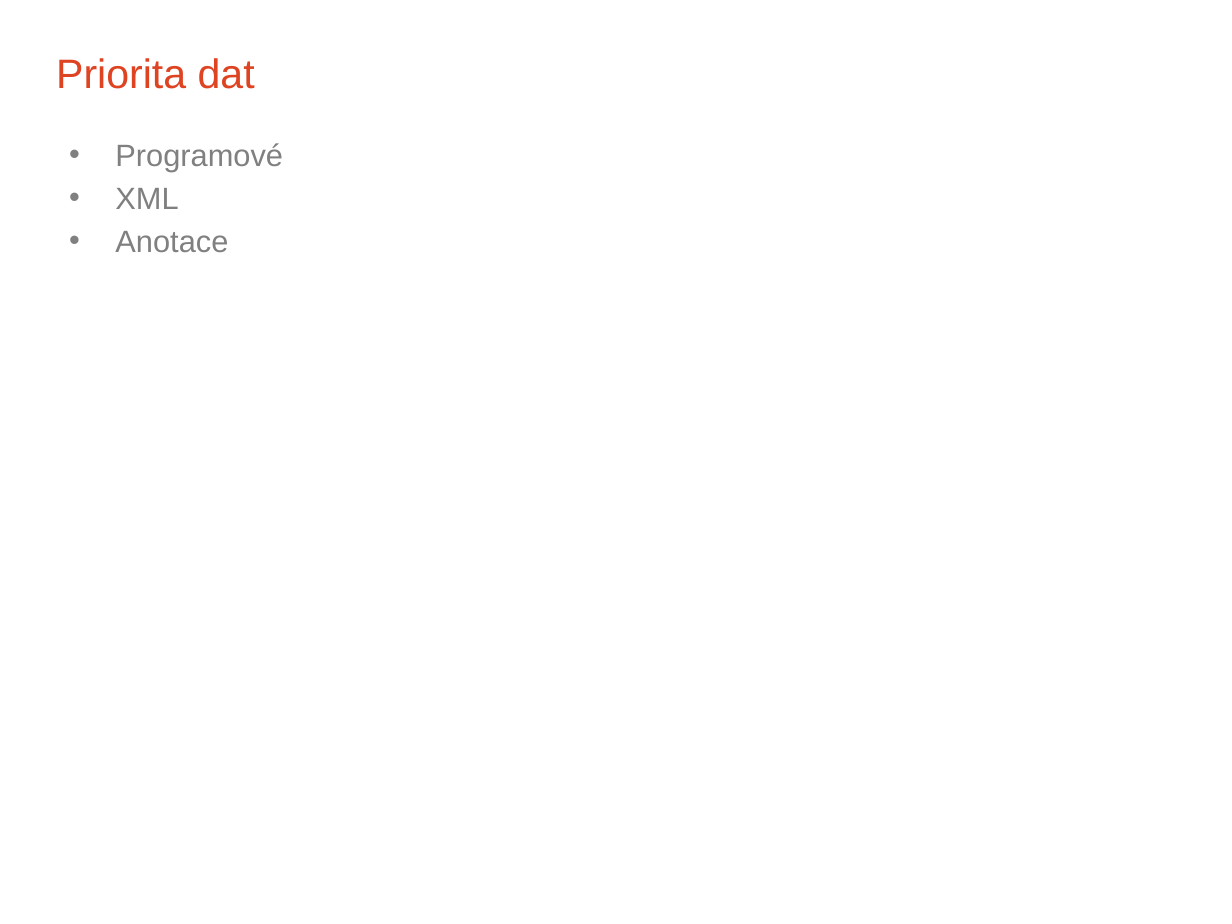
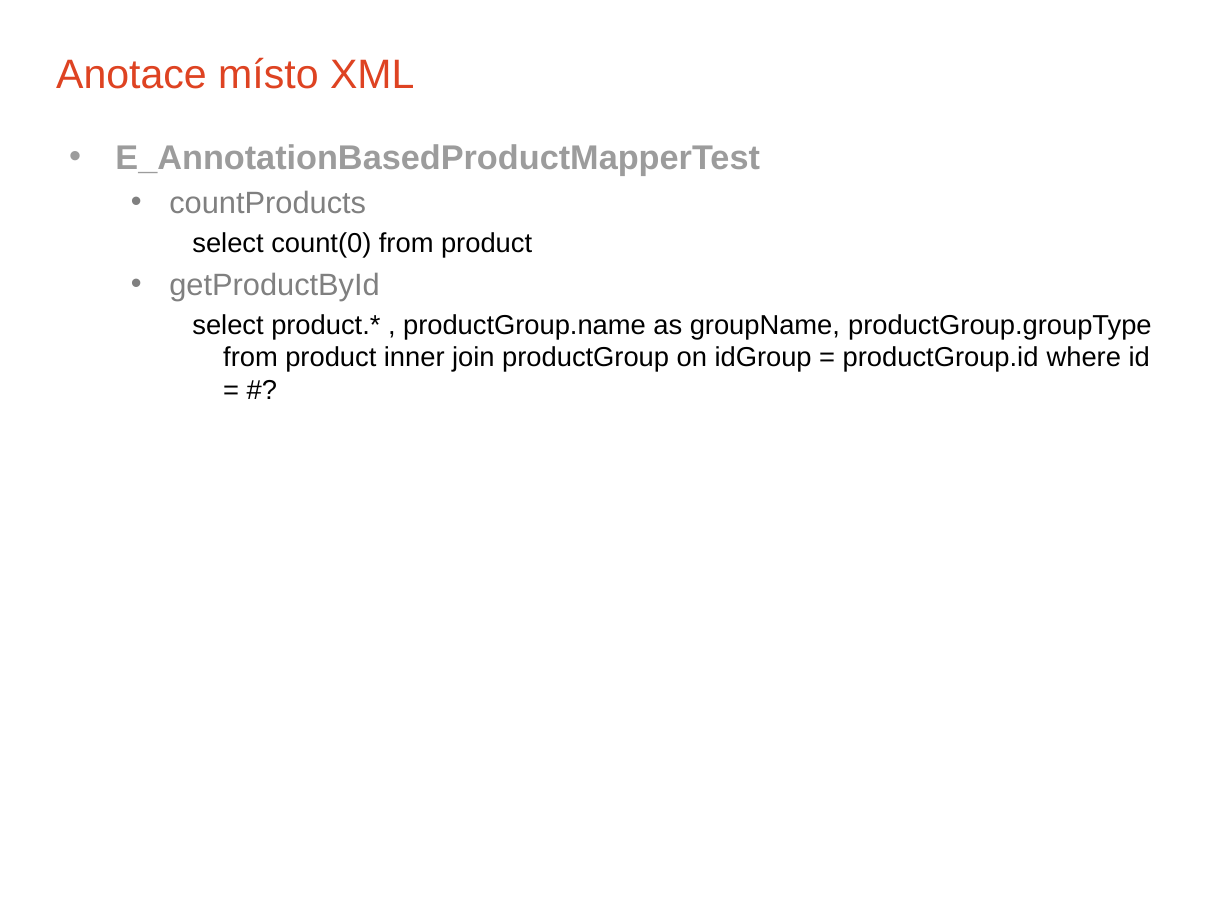
Before and after one commit to novoj/iBatisWorkShop, a slide deck: slide 11 of docs/iBatis 3 Workskop CZJUG.pptx (slide 3 before the commit). Drawn at 1232x924 pixels with LibreOffice and Linux fonts; fonts in the diff are those of the drawing; background and template pictures are left out. Boxes give left, top, right and bottom in pixels: in the first picture for what was removed or moved away, otherwise in the second. Text is boxed around its words. In the diff, an @@ line names an element or a change of style, - is before the commit and + after.

```diff
--- a/docs/iBatis 3 Workskop CZJUG.pptx
+++ b/docs/iBatis 3 Workskop CZJUG.pptx
@@ title at box(56, 57, 414, 89): text changed @@
-Priorita dat
+Anotace místo XML
@@ text at box(115, 144, 1151, 372): text changed; size 18 to 16 pt; text colour #808080 to #000000 @@
-• Programové
-• XML
-• Anotace
+• E_AnnotationBasedProductMapperTest
+  • countProducts
+    select count(0) from product
+  • getProductById
+    select product.* , productGroup.name as groupName, productGroup.groupType from product inner join productGroup on idGroup = productGroup.id where id = #?
```
Also in this commit, not shown: 3 other slides changed, 9 slides added.
